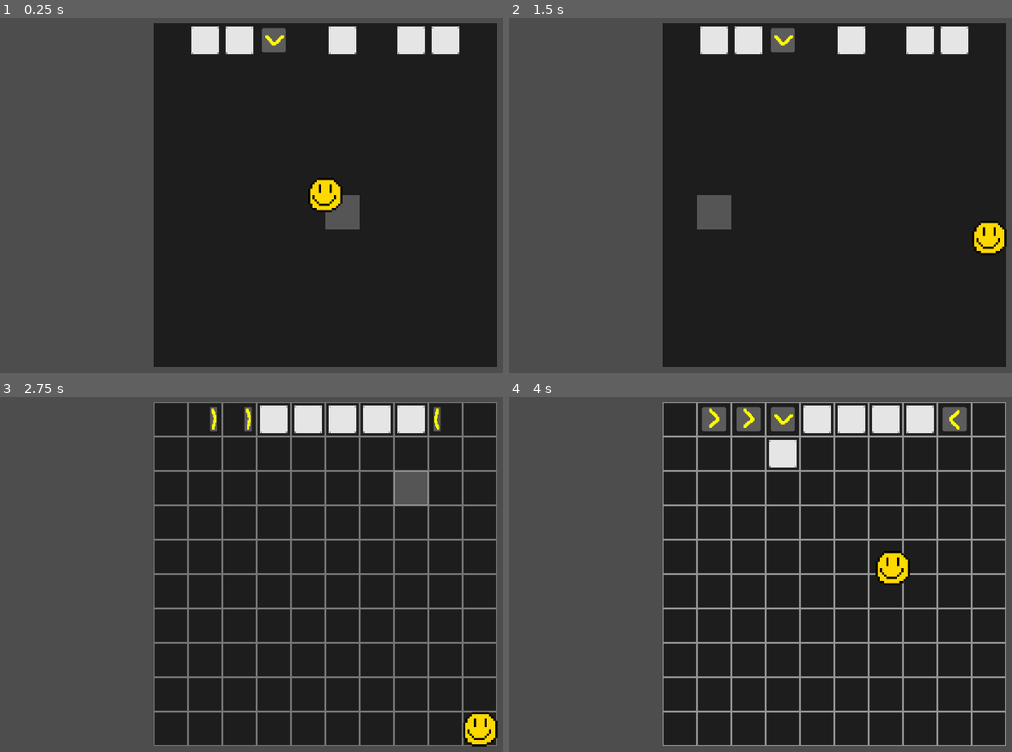
Above: before the commit, frames 1-4 (two rows, left to right).
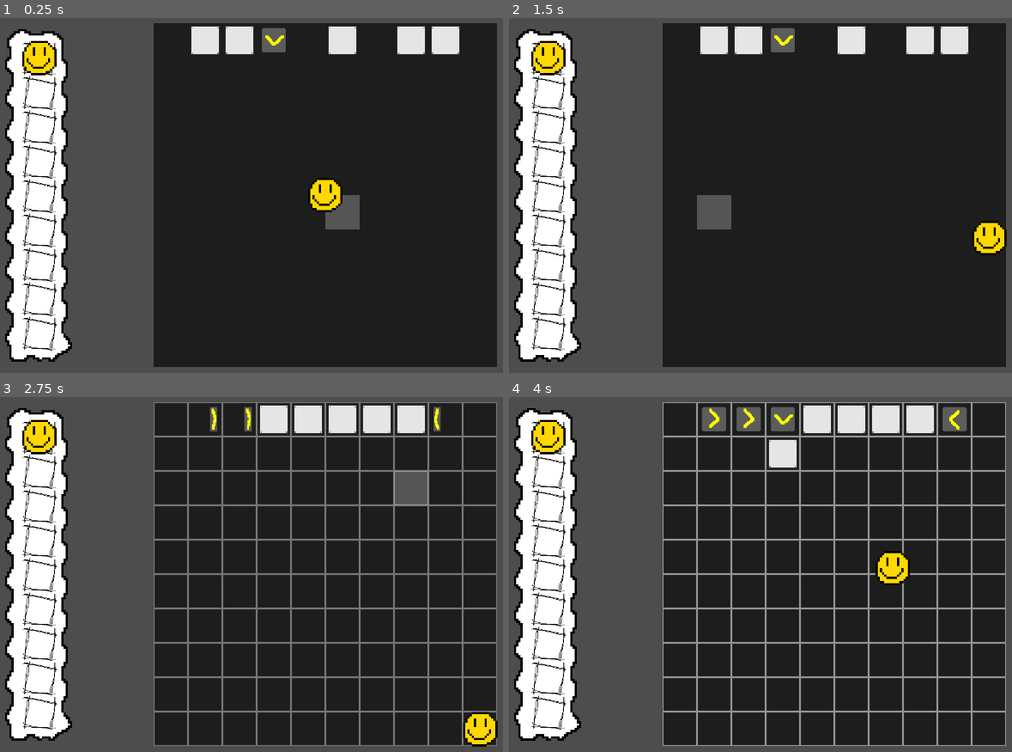
Above: after the commit, the same moments.

Repository: Stev51/gmtk-jam-2025
Game: Godot game, scene res://scenes/main.tscn
Same seed, same stepped clock (60 frames per second), same inputs: the game is played once before the commit and once after it. The engine's default icon, where the game draws it, is replaced by a stand-in: a white triangle on a blue panel in a dark square.
Inputs (mouse positions are in pixels of both pictures, inside the frame that each line leads up to):
- Up to frame 1 (0.25 s): no input
- Up to frame 2 (1.5 s): tap Enter at 0.5 s; move the mouse to (986, 174) at 0.52 s; hold Right (ui_right) 0.53-1.28 s; tap E at 0.6, 1.35 s; click (986, 174) at 0.67 s; move the mouse to (695, 213) at 1.27 s; hold Down (ui_down) from 1.28 s (still down)
- Up to frame 3 (2.75 s): move the mouse to (392, 489) at 2.02 s; release Down (ui_down) at 2.03 s; hold Right (ui_right) from 2.03 s (still down); tap E at 2.1 s
- Up to frame 4 (4 s): move the mouse to (800, 652) at 2.77 s; release Right (ui_right) at 2.78 s; hold Up (ui_up) 2.78-3.53 s; tap E at 2.85, 3.6 s; click (800, 652) at 2.92 s; move the mouse to (outside the picture) at 3.52 s; hold Left (ui_left) from 3.53 s (still down)

The runs differ from the first frame. In frame 1, 10% of the frame differs, in the area x 1-15%, y 3-97%; in frame 2, 10%; in frame 3, 10%; in frame 4, 10%.

Commit message:
Inventory part 1
First half of getting inv added

Diff:
--- a/inventory/inventories/player_inventory.tres
+++ b/inventory/inventories/player_inventory.tres
@@ -6,5 +6,5 @@
 
 [resource]
 script = ExtResource("3_22j7m")
-contents = Array[ExtResource("1_23tb2")]([ExtResource("2_segta"), null, null, null, null, null, null, null, null, null, null, null])
+contents = Array[ExtResource("1_23tb2")]([ExtResource("2_segta"), null, null, null, null, null, null, null, null])
 metadata/_custom_type_script = "uid://8yw4a31pekos"
--- /dev/null
+++ b/inventory/inventory_slot.gd
@@ -0,0 +1,10 @@
+extends Panel
+
+@onready var item_visual: Sprite2D = $CenterContainer/Panel/ItemDisplay
+
+func update_display(item: InventoryItem):
+	if !item:
+		item_visual.visible = false
+	else:
+		item_visual.visible = true
+		item_visual.texture = item.texture
--- a/inventory/items/test_item.tres
+++ b/inventory/items/test_item.tres
@@ -1,10 +1,10 @@
 [gd_resource type="Resource" script_class="InventoryItem" load_steps=3 format=3 uid="uid://bp8g8vyg42v1j"]
 
 [ext_resource type="Script" uid="uid://dph3jhuv06vye" path="res://inventory/inventory_item.gd" id="1_gw3rl"]
-[ext_resource type="Texture2D" uid="uid://cv1fmdpqwab06" path="res://assets/img/icon.svg" id="2_t5u7r"]
+[ext_resource type="Texture2D" uid="uid://ckt3ht6w0n3hg" path="res://assets/img/player.png" id="2_gw3rl"]
 
 [resource]
 script = ExtResource("1_gw3rl")
 name = "Test Item"
-texture = ExtResource("2_t5u7r")
+texture = ExtResource("2_gw3rl")
 metadata/_custom_type_script = "uid://dph3jhuv06vye"
--- a/scenes/gui.tscn
+++ b/scenes/gui.tscn
@@ -1,7 +1,8 @@
-[gd_scene load_steps=3 format=3 uid="uid://wfw6jdhk5dkq"]
+[gd_scene load_steps=4 format=3 uid="uid://wfw6jdhk5dkq"]
 
 [ext_resource type="Script" uid="uid://gp5n6rxl05m5" path="res://scripts/gui.gd" id="1_efmwq"]
 [ext_resource type="Resource" uid="uid://bbsiqxqyr53rv" path="res://inventory/inventories/player_inventory.tres" id="2_mfius"]
+[ext_resource type="PackedScene" uid="uid://bvobd6w4fgins" path="res://scenes/inventory_ui.tscn" id="3_ynd5l"]
 
 [node name="GUI" type="Control"]
 layout_mode = 3
@@ -14,3 +15,15 @@
 PlayerInventory = ExtResource("2_mfius")
 
 [node name="Camera" type="Camera2D" parent="."]
+
+[node name="InventoryUI" parent="." instance=ExtResource("3_ynd5l")]
+layout_mode = 0
+anchors_preset = 0
+anchor_right = 0.0
+anchor_bottom = 0.0
+offset_left = -605.0
+offset_top = -317.0
+offset_right = -605.0
+offset_bottom = -317.0
+grow_horizontal = 1
+grow_vertical = 1
--- /dev/null
+++ b/scenes/inventory_slot.tscn
@@ -0,0 +1,25 @@
+[gd_scene load_steps=3 format=3 uid="uid://ccaixgbsyxdnx"]
+
+[ext_resource type="Script" uid="uid://ccxp3f7ike5qo" path="res://inventory/inventory_slot.gd" id="1_bxqf6"]
+[ext_resource type="Texture2D" uid="uid://c3am23bibnbd7" path="res://assets/img/inv_slot.png" id="1_dxvxp"]
+
+[node name="InventorySlot" type="Panel"]
+self_modulate = Color(1, 1, 1, 0)
+offset_right = 64.0
+offset_bottom = 64.0
+script = ExtResource("1_bxqf6")
+
+[node name="SlotBackground" type="Sprite2D" parent="."]
+texture = ExtResource("1_dxvxp")
+centered = false
+
+[node name="CenterContainer" type="CenterContainer" parent="."]
+custom_minimum_size = Vector2(64, 64)
+layout_mode = 0
+offset_right = 64.0
+offset_bottom = 64.0
+
+[node name="Panel" type="Panel" parent="CenterContainer"]
+layout_mode = 2
+
+[node name="ItemDisplay" type="Sprite2D" parent="CenterContainer/Panel"]
--- a/scenes/inventory_ui.tscn
+++ b/scenes/inventory_ui.tscn
@@ -1,12 +1,71 @@
-[gd_scene load_steps=2 format=3 uid="uid://bvobd6w4fgins"]
+[gd_scene load_steps=4 format=3 uid="uid://bvobd6w4fgins"]
 
 [ext_resource type="Script" uid="uid://b1sofm17jdypc" path="res://scripts/inventory_ui.gd" id="1_tahbm"]
+[ext_resource type="Texture2D" uid="uid://bp3omtn4byiw6" path="res://assets/img/inventory_rect.png" id="2_ylkvr"]
+[ext_resource type="PackedScene" uid="uid://ccaixgbsyxdnx" path="res://scenes/inventory_slot.tscn" id="3_mdwe3"]
 
 [node name="InventoryUI" type="Control"]
+custom_minimum_size = Vector2(142, 635)
 layout_mode = 3
 anchors_preset = 15
 anchor_right = 1.0
 anchor_bottom = 1.0
+offset_right = -1138.0
+offset_bottom = -85.0
 grow_horizontal = 2
 grow_vertical = 2
 script = ExtResource("1_tahbm")
+
+[node name="NinePatchRect" type="NinePatchRect" parent="."]
+layout_mode = 0
+offset_right = 141.0
+offset_bottom = 639.0
+texture = ExtResource("2_ylkvr")
+patch_margin_left = 64
+patch_margin_top = 64
+patch_margin_right = 64
+patch_margin_bottom = 64
+axis_stretch_horizontal = 1
+axis_stretch_vertical = 1
+
+[node name="GridContainer" type="GridContainer" parent="NinePatchRect"]
+layout_mode = 1
+anchors_preset = 8
+anchor_left = 0.5
+anchor_top = 0.5
+anchor_right = 0.5
+anchor_bottom = 0.5
+offset_left = -31.0
+offset_top = -289.5
+offset_right = 31.0
+offset_bottom = 289.5
+grow_horizontal = 2
+grow_vertical = 2
+theme_override_constants/v_separation = 64
+
+[node name="InventorySlot1" parent="NinePatchRect/GridContainer" instance=ExtResource("3_mdwe3")]
+layout_mode = 2
+
+[node name="InventorySlot2" parent="NinePatchRect/GridContainer" instance=ExtResource("3_mdwe3")]
+layout_mode = 2
+
+[node name="InventorySlot3" parent="NinePatchRect/GridContainer" instance=ExtResource("3_mdwe3")]
+layout_mode = 2
+
+[node name="InventorySlot4" parent="NinePatchRect/GridContainer" instance=ExtResource("3_mdwe3")]
+layout_mode = 2
+
+[node name="InventorySlot5" parent="NinePatchRect/GridContainer" instance=ExtResource("3_mdwe3")]
+layout_mode = 2
+
+[node name="InventorySlot6" parent="NinePatchRect/GridContainer" instance=ExtResource("3_mdwe3")]
+layout_mode = 2
+
+[node name="InventorySlot7" parent="NinePatchRect/GridContainer" instance=ExtResource("3_mdwe3")]
+layout_mode = 2
+
+[node name="InventorySlot8" parent="NinePatchRect/GridContainer" instance=ExtResource("3_mdwe3")]
+layout_mode = 2
+
+[node name="InventorySlot9" parent="NinePatchRect/GridContainer" instance=ExtResource("3_mdwe3")]
+layout_mode = 2
--- a/scripts/inventory_ui.gd
+++ b/scripts/inventory_ui.gd
@@ -1,9 +1,13 @@
 extends Control
+
+@onready var inventory: Inventory = preload("res://inventory/inventories/player_inventory.tres")
+@onready var slots: Array = $NinePatchRect/GridContainer.get_children()
 
 var is_open = false
 
 func _ready():
-	close()
+	update_slots()
+	open()
 
 func open():
 	visible = true
@@ -12,3 +16,7 @@
 func close():
 	visible = false
 	is_open = false
+
+func update_slots():
+	for i in range(min(inventory.contents.size(), slots.size())):
+		slots[i].update_display(inventory.contents[i])
Binary file added: assets/img/inv_slot.png
Not shown, added: assets/img/inv_slot.png.import
Binary file added: assets/img/inventory_rect.png
Not shown, added: assets/img/inventory_rect.png.import
Not shown, added: inventory/inventory_slot.gd.uid
